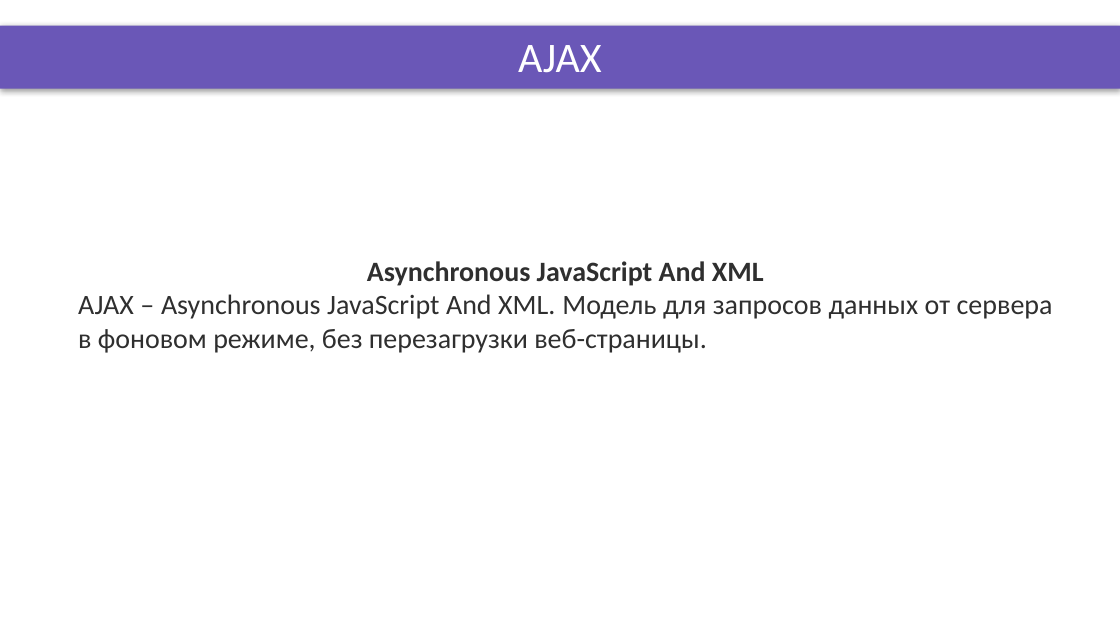
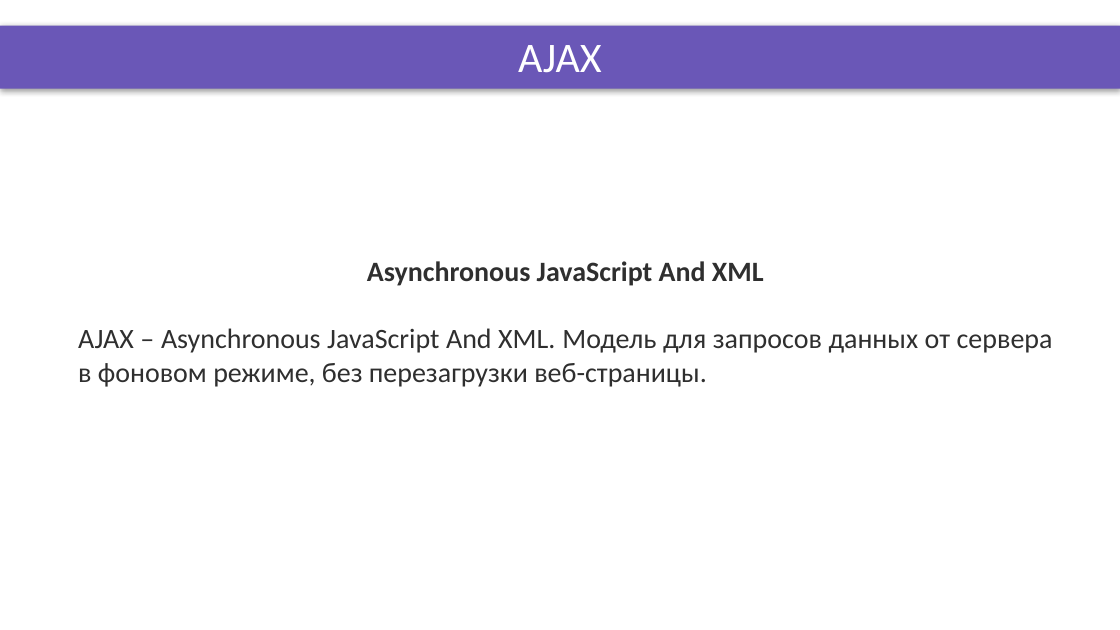
Before and after one commit to DinamickaDevelopment/ignite, a slide deck: slide 5 of JS/010_lesson/Presentation/http_protocol_ajax.pptx. Drawn at 1120x630 pixels with LibreOffice and Linux fonts; fonts in the diff are those of the drawing; background and template pictures are left out. Boxes give left, top, right and bottom in pixels: in the first picture for what was removed or moved away, otherwise in the second. Text is boxed around its words. In the diff, an @@ line names an element or a change of style, - is before the commit and + after.

```diff
--- a/JS/010_lesson/Presentation/http_protocol_ajax.pptx
+++ b/JS/010_lesson/Presentation/http_protocol_ajax.pptx
@@ text "Asynchronous JavaScript And XML" rewrapped from (x1=78, y1=261, x2=1053, y2=353) to (x1=78, y1=261, x2=1053, y2=387) @@
```
Also in this commit, not shown: 1 other slide changed, 3 other files.
